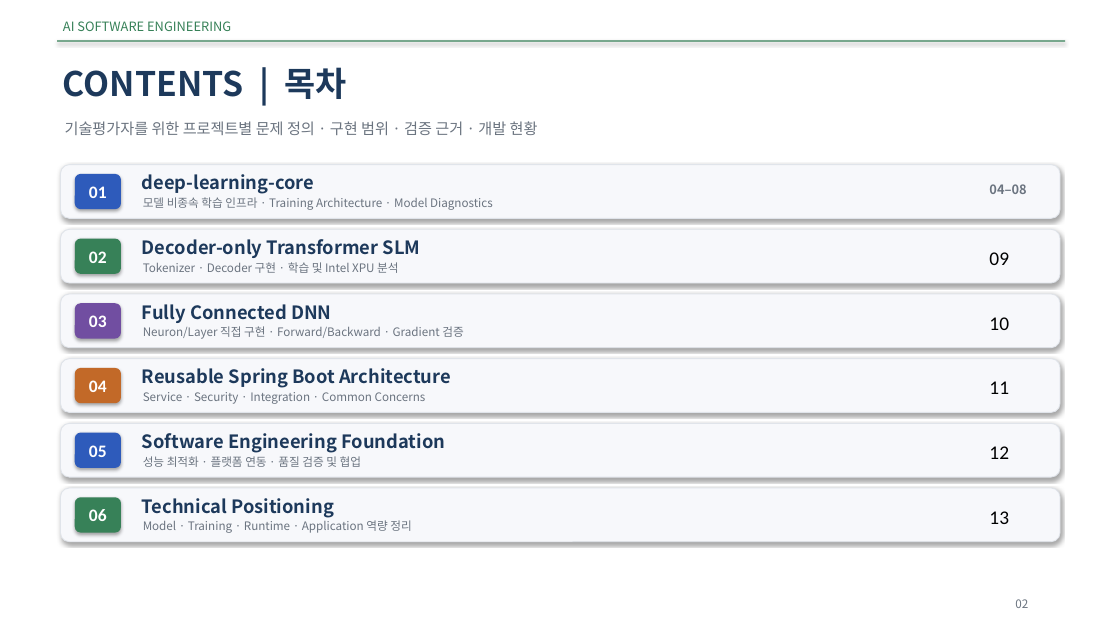
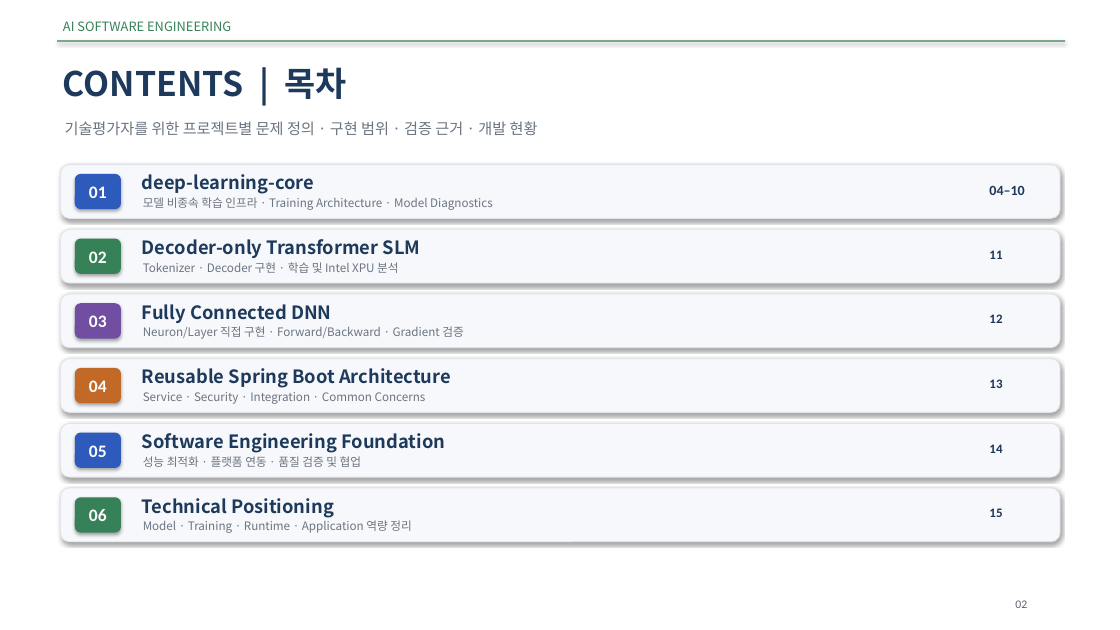
Before and after one commit to withlionbuddha/technical-documents, a slide deck: slide 2 of project-portfolio/AI_Software_Engineer_Portfolio.pptx. Drawn at 1120x630 pixels with LibreOffice and Linux fonts; fonts in the diff are those of the drawing. Boxes give left, top, right and bottom in pixels: in the first picture for what was removed or moved away, otherwise in the second. Text is boxed around its words. In the diff, an @@ line names an element or a change of style, - is before the commit and + after.

```diff
--- a/project-portfolio/AI_Software_Engineer_Portfolio.pptx
+++ b/project-portfolio/AI_Software_Engineer_Portfolio.pptx
@@ text at (989, 186, 1024, 195): text changed; size 11 to 12 pt; font Noto Sans CJK KR to Calibri; text colour #6B7480 to #1D3759 @@
-04–08
+04–10
@@ text at (989, 250, 1002, 259): text changed; size 16.6 to 11.1 pt; text colour #000000 to #1D3759; bold on @@
-09
+11
@@ text at (989, 314, 1002, 323): text changed; size 16.6 to 11.1 pt; text colour #000000 to #1D3759; bold on @@
-10
+12
@@ text at (989, 379, 1002, 388): text changed; size 16.6 to 11.1 pt; text colour #000000 to #1D3759; bold on @@
-11
+13
@@ text at (989, 444, 1002, 453): text changed; size 16.6 to 11.1 pt; text colour #000000 to #1D3759; bold on @@
-12
+14
@@ text at (989, 508, 1002, 517): text changed; size 16.6 to 11.1 pt; text colour #000000 to #1D3759; bold on @@
-13
+15
@@ text "02" at (1015, 600, 1027, 608): font Noto Sans CJK KR to Calibri, text colour #6B7480 to #5A626E; more space between paragraphs @@
```
Also in this commit, not shown: 12 other slides changed, 2 slides added.
